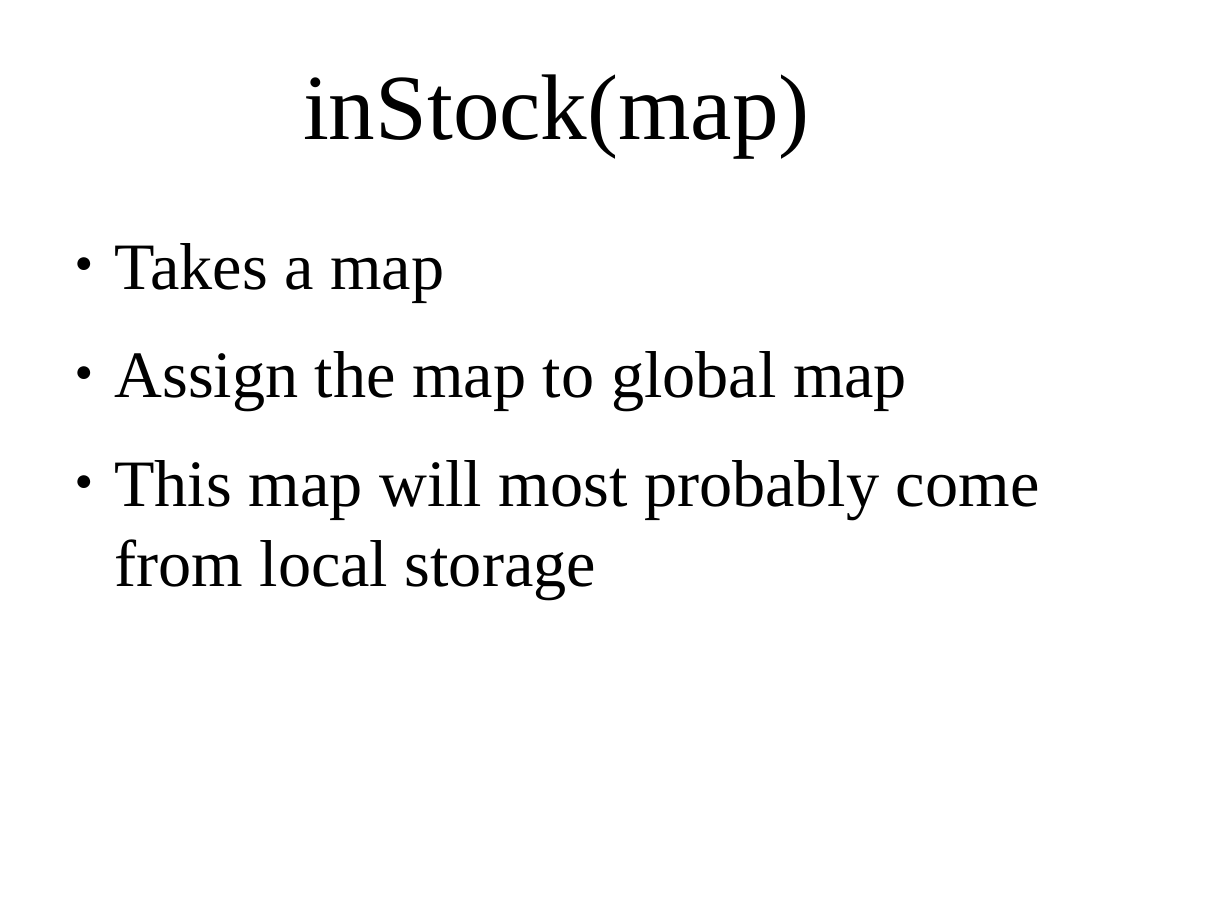
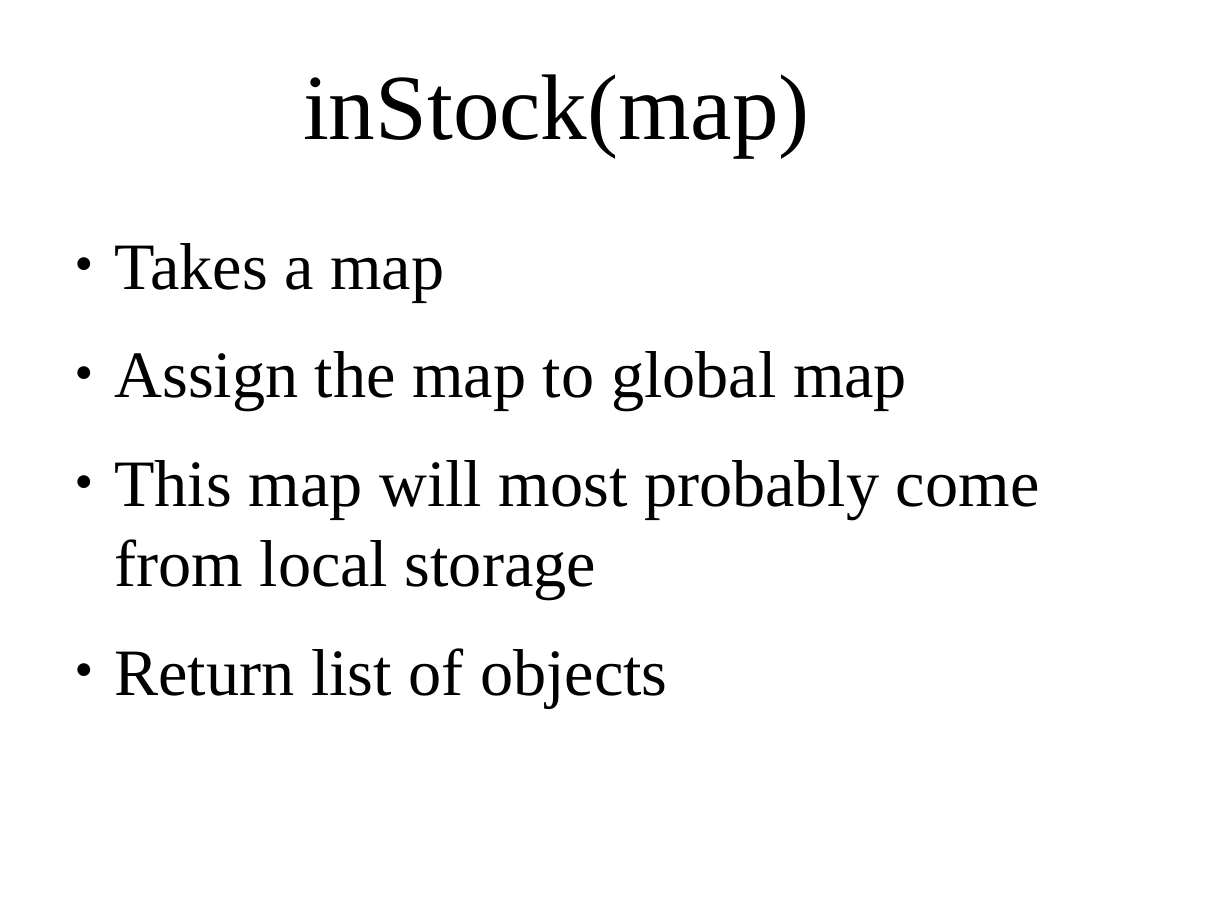
Before and after one commit to TaSiya/shoe, a slide deck: slide 11 of project presentation.odp (slide 3 before the commit). Drawn at 1232x924 pixels with LibreOffice and Linux fonts; fonts in the diff are those of the drawing; background and template pictures are left out. Boxes give left, top, right and bottom in pixels: in the first picture for what was removed or moved away, otherwise in the second. Text is boxed around its words. In the diff, an @@ line names an element or a change of style, - is before the commit and + after.

```diff
--- a/project presentation.odp
+++ b/project presentation.odp
@@ text at [114, 648, 667, 707]: paragraph added @@
+● Return list of objects
```
Also in this commit, not shown: 1 other slide changed, 10 slides added, 3 other files.
